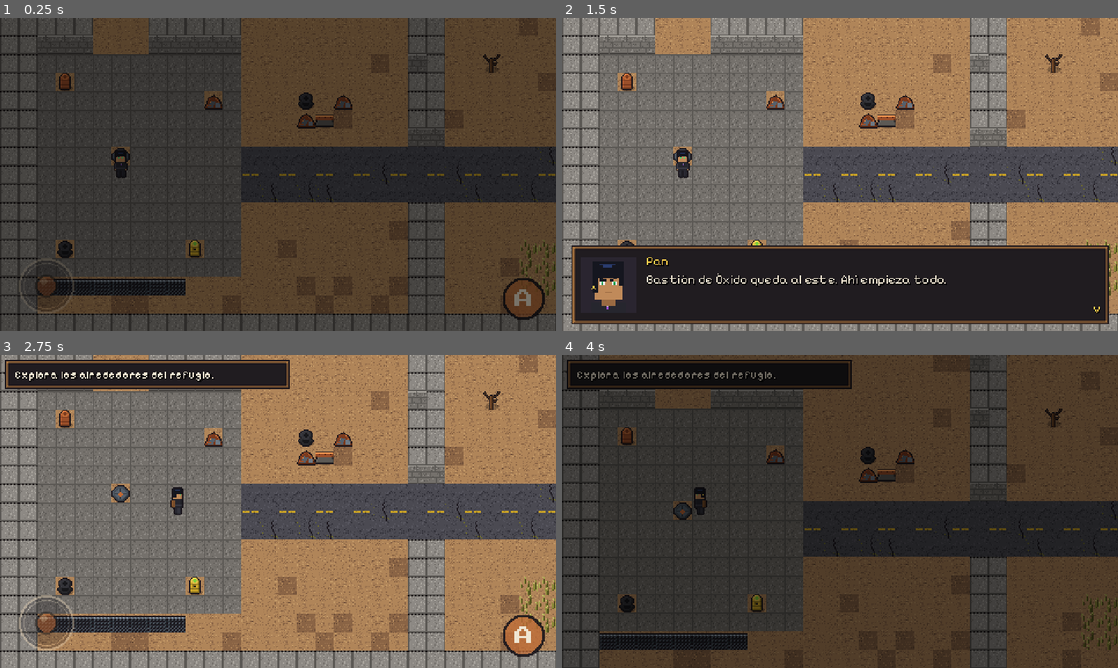
Above: before the commit, frames 1-4 (two rows, left to right).
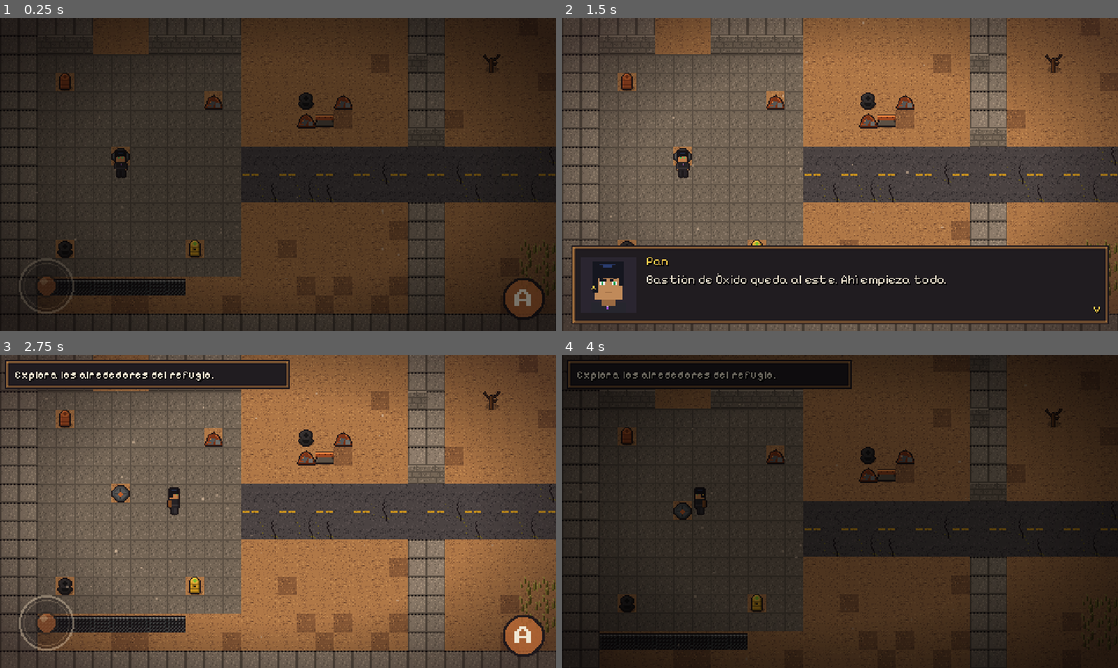
Above: after the commit, the same moments.

Repository: Darg6/Pan
Game: Godot game, scene res://escenas/mapas/superficie.tscn
Two runs of this game, one before a commit and one after it. Both use one fixed random seed, a clock stepped at 60 frames per second and the inputs below. This scene is started directly instead of the project's main scene. The engine's default icon, where the game draws it, is replaced by a stand-in: a white triangle on a blue panel in a dark square.
Inputs (mouse positions are in pixels of both pictures, inside the frame that each line leads up to):
- Up to frame 1 (0.25 s): no input
- Up to frame 2 (1.5 s): tap Enter (ui_accept) at 0.5, 0.77 s; move the mouse to (962, 158) at 0.52 s; hold D (mover_derecha) 0.53-1.25 s; hold E (interactuar) 0.53-1.25 s; click (962, 158) at 0.67 s; drag from (728, 190) to (812, 237) at 1.27 s
- Up to frame 3 (2.75 s): move the mouse to (333, 442) at 2.02 s; hold D (mover_derecha) from 2.03 s (still down); hold E (interactuar) from 2.03 s (still down); click (333, 442) at 2.17 s
- Up to frame 4 (4 s): release D (mover_derecha) at 2.75 s; release E (interactuar) at 2.75 s; drag from (812, 574) to (673, 464) at 2.77 s; move the mouse to (1006, 558) at 3.52 s; hold A (mover_izquierda) from 3.53 s (still down); hold E (interactuar) from 3.53 s (still down); click (1006, 558) at 3.67 s; tap Enter (ui_accept) at 3.77 s

The runs differ from the first frame. In frame 1, 18% of the frame differs, in the area x 0-100%, y 0-100%; in frame 2, 36%; in frame 3, 46%; in frame 4, 16%.

Commit message:
Ambiente y fluidez: música, sonidos, ceniza, luces y movimiento suave
- Autoload Sonido: música con fundido cruzado, ambiente en bucle y efectos.
- Música y sonidos chiptune generados (herramientas/generar_audio.py).
- Ceniza en el páramo y el combate, polvo en el búnker, brasas y luz en la fogata,
  luces suaves en el refugio, tinte de color por mapa y viñeta.
- Pan acelera y frena suave y se mueve cada cuadro (fluido en monitores de 144 Hz).
- Fundidos con curva suave, caja de diálogo que aparece con fundido y voz al escribir.

Co-Authored-By: Claude Opus 5.5 <noreply@anthropic.com>
Claude-Session: https://claude.ai/code/session_015aRzpBWUr9Mgv2SkqPpeP2

Diff:
--- a/datos/huellas.json
+++ b/datos/huellas.json
@@ -11,18 +11,20 @@
  "res://escenas/titulo.tscn": "8b1f1d97f2a1f5a033341927f35fc137",
  "res://escenas/ui/caja_dialogo.tscn": "345dc5ec78f621138acf7bbc5efbb2ec",
  "res://escenas/ui/hud.tscn": "95d2920d14ddf9b6d69206564cf7beff",
- "res://scripts/caja_dialogo.gd": "0fcc8a7e573bab6847595ee3702117c7",
- "res://scripts/combate.gd": "2f80cbd769e13b0e4474ce5c627d6c84",
+ "res://scripts/ambiente.gd": "1f92dc40e3bda44b74e0a402b84059b5",
+ "res://scripts/caja_dialogo.gd": "e5cb61f5375377cdd795885c987d762f",
+ "res://scripts/combate.gd": "0d00b350a202ea339105b0649f21b191",
  "res://scripts/disparador.gd": "03f17ab3b21965db2711f7a88d7f9228",
- "res://scripts/historia.gd": "ea7b561eed0c7f54ae1e1e774899c8f8",
- "res://scripts/hud.gd": "6dc465c2b157e8a11389769732c23d53",
+ "res://scripts/historia.gd": "3fbb5463bb93e1f23574316122856385",
+ "res://scripts/hud.gd": "7acb61ccdcd3ab5d72d47e3931c6da3e",
  "res://scripts/interactuable.gd": "05991e1389cad32b1fba4fa73c14cc5f",
- "res://scripts/intro.gd": "239aaa198e78a898a08ba00289e37539",
+ "res://scripts/intro.gd": "534c86e8f29925afe8adede9c457787c",
  "res://scripts/joystick.gd": "b7305215baab590185f5b3515085145e",
  "res://scripts/juego.gd": "d0d491ae33039d38d1455e5d70c5d144",
- "res://scripts/mapa.gd": "cb9524e6f221c96f061b762d1f16475f",
+ "res://scripts/mapa.gd": "3edf0b3f6a89063f0da3cde4d53af665",
  "res://scripts/mochila_ui.gd": "445e36d73bb7827a4bd559feb0aa396a",
- "res://scripts/pan.gd": "2086978e60960184be32d88c397fd027",
- "res://scripts/titulo.gd": "03c5cdfdea73bd5f327e9b00ff729ebd",
+ "res://scripts/pan.gd": "6c0632546f4aad9f5cbeddcd6914e28b",
+ "res://scripts/sonido.gd": "ae93750fc8adc64483fd8716a16df616",
+ "res://scripts/titulo.gd": "814e33f6b74c745987b34dde94f8da6a",
  "res://scripts/zona_encuentro.gd": "61e6c4beade1819382ce7140b84ffda9"
 }
--- a/project.godot
+++ b/project.godot
@@ -19,6 +19,7 @@
 
 Juego="*res://scripts/juego.gd"
 Historia="*res://scripts/historia.gd"
+Sonido="*res://scripts/sonido.gd"
 
 [display]
 
--- /dev/null
+++ b/scripts/ambiente.gd
@@ -0,0 +1,155 @@
+class_name Ambiente
+extends RefCounted
+## Piezas de ambiente reutilizables: partículas (ceniza, polvo, brasas), luces que titilan
+## y la viñeta oscura de los bordes. Todo se crea por código, no hace falta arte extra.
+
+const TILES_JSON := "res://arte/tiles/tiles.json"
+
+
+## Un cuadradito de 1x1 píxel blanco: las partículas lo tiñen de su color.
+static func _pixel(tam := 1) -> Texture2D:
+	var img := Image.create(tam, tam, false, Image.FORMAT_RGBA8)
+	img.fill(Color.WHITE)
+	return ImageTexture.create_from_image(img)
+
+
+static func _base(cantidad: int, vida: float, area: Vector2) -> CPUParticles2D:
+	var p := CPUParticles2D.new()
+	p.amount = cantidad
+	p.lifetime = vida
+	p.preprocess = vida           # la pantalla ya empieza llena
+	p.local_coords = false        # las partículas se quedan en el mundo aunque la cámara se mueva
+	p.texture = _pixel()
+	p.emission_shape = CPUParticles2D.EMISSION_SHAPE_RECTANGLE
+	p.emission_rect_extents = area / 2.0 + Vector2(24, 24)
+	p.z_index = 20
+	return p
+
+
+## Ceniza que cae en diagonal con el viento (para el páramo y el combate).
+static func ceniza(area: Vector2) -> CPUParticles2D:
+	var p := _base(70, 7.0, area)
+	p.direction = Vector2(0.4, 1)
+	p.spread = 15
+	p.gravity = Vector2(4, 6)
+	p.initial_velocity_min = 6
+	p.initial_velocity_max = 14
+	p.angular_velocity_min = 0
+	p.scale_amount_min = 1
+	p.scale_amount_max = 2
+	var g := Gradient.new()
+	g.set_color(0, Color(0.85, 0.82, 0.78, 0.0))
+	g.set_color(1, Color(0.85, 0.82, 0.78, 0.0))
+	g.add_point(0.15, Color(0.85, 0.82, 0.78, 0.7))
+	g.add_point(0.85, Color(0.7, 0.66, 0.62, 0.5))
+	p.color_ramp = g
+	return p
+
+
+## Motas de polvo flotando lento (interiores).
+static func polvo(area: Vector2) -> CPUParticles2D:
+	var p := _base(28, 9.0, area)
+	p.direction = Vector2(0, -1)
+	p.spread = 180
+	p.gravity = Vector2(0, -1)
+	p.initial_velocity_min = 1
+	p.initial_velocity_max = 4
+	var g := Gradient.new()
+	g.set_color(0, Color(1.0, 0.92, 0.7, 0.0))
+	g.set_color(1, Color(1.0, 0.92, 0.7, 0.0))
+	g.add_point(0.5, Color(1.0, 0.92, 0.7, 0.45))
+	p.color_ramp = g
+	return p
+
+
+## Brasas que suben de una fogata.
+static func brasas(pos: Vector2) -> CPUParticles2D:
+	var p := CPUParticles2D.new()
+	p.position = pos + Vector2(0, -4)
+	p.amount = 12
+	p.lifetime = 1.6
+	p.texture = _pixel()
+	p.emission_shape = CPUParticles2D.EMISSION_SHAPE_RECTANGLE
+	p.emission_rect_extents = Vector2(4, 1)
+	p.direction = Vector2(0, -1)
+	p.spread = 20
+	p.gravity = Vector2(0, -10)
+	p.initial_velocity_min = 8
+	p.initial_velocity_max = 18
+	var g := Gradient.new()
+	g.set_color(0, Color(1.0, 0.85, 0.3, 1.0))
+	g.set_color(1, Color(0.8, 0.2, 0.05, 0.0))
+	p.color_ramp = g
+	p.z_index = 15
+	return p
+
+
+## Brillo de luz que titila (se suma a los colores de abajo).
+static func luz(pos: Vector2, color: Color, fuego := false) -> Sprite2D:
+	var s := Sprite2D.new()
+	var tex := GradientTexture2D.new()
+	tex.width = 64
+	tex.height = 64
+	tex.fill = GradientTexture2D.FILL_RADIAL
+	tex.fill_from = Vector2(0.5, 0.5)
+	tex.fill_to = Vector2(1.0, 0.5)
+	var g := Gradient.new()
+	var fuerza := 0.4 if fuego else 0.2
+	g.set_color(0, Color(color, fuerza))
+	g.set_color(1, Color(color, 0.0))
+	g.add_point(0.35, Color(color, fuerza * 0.55))
+	g.add_point(0.7, Color(color, fuerza * 0.2))
+	g.interpolation_mode = Gradient.GRADIENT_INTERPOLATE_CONSTANT  # anillos: se ve pixel art
+	tex.gradient = g
+	s.texture = tex
+	s.position = pos
+	var m := CanvasItemMaterial.new()
+	m.blend_mode = CanvasItemMaterial.BLEND_MODE_ADD
+	s.material = m
+	s.z_index = 14
+	s.scale = Vector2(1.5, 1.5) if fuego else Vector2.ONE
+	# Titileo suave e irregular
+	s.ready.connect(func():
+		var t := s.create_tween().set_loops()
+		var base_a := 1.0
+		for i in 4:
+			var a := base_a - randf_range(0.1, 0.35 if fuego else 0.15)
+			t.tween_property(s, "modulate:a", a, randf_range(0.12, 0.3) if fuego else randf_range(0.6, 1.2))
+			t.tween_property(s, "modulate:a", base_a, randf_range(0.12, 0.3) if fuego else randf_range(0.6, 1.2)))
+	return s
+
+
+## Viñeta: bordes oscuros y centro transparente.
+static func textura_vineta() -> Texture2D:
+	var tex := GradientTexture2D.new()
+	tex.width = 160
+	tex.height = 90
+	tex.fill = GradientTexture2D.FILL_RADIAL
+	tex.fill_from = Vector2(0.5, 0.5)
+	tex.fill_to = Vector2(1.15, 0.5)
+	var g := Gradient.new()
+	g.set_color(0, Color(0, 0, 0, 0))
+	g.set_color(1, Color(0.05, 0.02, 0.03, 0.55))
+	g.add_point(0.55, Color(0, 0, 0, 0))
+	tex.gradient = g
+	return tex
+
+
+## Celdas del mapa que usan cierto tile (por su nombre en arte/tiles/tiles.json).
+static func celdas_con_tile(capa: TileMapLayer, nombre: String) -> Array[Vector2i]:
+	var lista: Array[Vector2i] = []
+	if not FileAccess.file_exists(TILES_JSON):
+		return lista
+	var info = JSON.parse_string(FileAccess.get_file_as_string(TILES_JSON))
+	if typeof(info) != TYPE_DICTIONARY:
+		return lista
+	var coords = null
+	for grupo in info.values():
+		if grupo.has(nombre):
+			coords = Vector2i(int(grupo[nombre][0]), int(grupo[nombre][1]))
+	if coords == null:
+		return lista
+	for celda in capa.get_used_cells():
+		if capa.get_cell_atlas_coords(celda) == coords:
+			lista.append(celda)
+	return lista
--- a/scripts/caja_dialogo.gd
+++ b/scripts/caja_dialogo.gd
@@ -31,6 +31,8 @@
 		return
 	_activa = true
 	visible = true
+	modulate.a = 0.0
+	create_tween().tween_property(self, "modulate:a", 1.0, 0.12)  # aparece suave
 	for linea in lineas:
 		await _mostrar_linea(linea)
 	visible = false
@@ -58,10 +60,15 @@
 	_escribiendo = true
 	var total := texto.get_total_character_count()
 	var t := 0.0
+	var tono := 1.25 if quien == "Pan" else (1.0 if quien != "" else 0.85)
+	var ultimo_sonido := 0
 	while _escribiendo and texto.visible_characters < total:
 		await get_tree().process_frame
 		t += get_process_delta_time()
 		texto.visible_characters = int(t * LETRAS_POR_SEGUNDO)
+		if texto.visible_characters - ultimo_sonido >= 3:  # "voz" suave mientras escribe
+			ultimo_sonido = texto.visible_characters
+			Sonido.efecto("dialogo", tono * randf_range(0.95, 1.05), -6.0)
 	texto.visible_characters = -1
 	_escribiendo = false
 	flecha.visible = true
--- a/scripts/combate.gd
+++ b/scripts/combate.gd
@@ -60,6 +60,12 @@
 			Juego.agregar_carta("gato_mutado")
 			Juego.dar_objeto("carta_vinculo", 3)
 	tipo = datos.get("tipo", "salvaje")
+	Sonido.musica("combate")
+	Sonido.ambiente("viento")
+	var ceniza := Ambiente.ceniza(Vector2(480, 270))
+	ceniza.position = Vector2(240, 135)
+	ceniza.z_index = 0
+	escenario.add_child(ceniza)
 	equipo_enemigo = datos.get("equipo", []).duplicate()
 
 	_preparar_barra(barra_aliado)
@@ -208,6 +214,7 @@
 		b.add_theme_font_size_override("font_size", 10)  # textos largos en letra más chica
 	b.disabled = desactivado
 	if accion.is_valid():
+		b.pressed.connect(Sonido.efecto.bind("boton"))
 		b.pressed.connect(accion)
 	opciones.add_child(b)
 
@@ -353,6 +360,7 @@
 			await _rafaga(spr_atacante, spr_defensor)
 		if randf() < defensor["evasion"] or randf() > precision:
 			_esquivar(spr_defensor)
+			Sonido.efecto("lanzar", 1.4, -4.0)
 			_texto_flotante(spr_defensor, "Fallo", Color(1, 1, 1, 0.7))
 			continue
 		var danio := _calcular_danio(atacante, defensor, mov)
@@ -454,6 +462,7 @@
 	# Pan lanza la carta, estalla en luz y la criatura aparece de golpe
 	var c := await _lanzar(TEX_CARTA, POS_ALIADO + Vector2(0, -20), 0.3)
 	c.queue_free()
+	Sonido.efecto("aparecer")
 	_chispa(POS_ALIADO + Vector2(0, -24), Color("#9fe8ff"), 1.5)
 	sprite_aliado.visible = true
 	sprite_aliado.modulate = Color.WHITE
@@ -476,6 +485,7 @@
 	s.texture = textura
 	s.position = sprite_pan.position + Vector2(8, -30)
 	escenario.add_child(s)
+	Sonido.efecto("lanzar")
 	var inicio := s.position
 	var medio := (inicio + destino) / 2.0 + Vector2(0, -50)
 	var t := create_tween()
@@ -494,6 +504,7 @@
 	transicion.color = Color(1, 1, 1, 0.9)
 	create_tween().tween_property(transicion, "color:a", 0.0, 0.4)
 	_chispa(sprite_enemigo.position + Vector2(0, -24), Color("#fff2a8"), 2.0)
+	Sonido.efecto("golpe_fuerte")
 	_sacudir_pantalla(6.0)
 	var objetivo := maxi(1, roundi(enemigo["hp_max"] * 0.15))
 	var danio: int = enemigo["hp"] - objetivo if enemigo["hp"] > objetivo else mini(5, enemigo["hp"] - 1)
@@ -531,6 +542,7 @@
 
 	if randf() < probabilidad:
 		carta.modulate = Color(0.6, 1.0, 0.6)
+		Sonido.efecto("captura")
 		_guardar_aliado()  # antes de agregar la carta (por si es un duplicado del aliado)
 		var r := Juego.agregar_carta(enemigo["id"])
 		var especie: String = enemigo["nombre_especie"]
@@ -551,6 +563,7 @@
 		_terminar("captura")
 	else:
 		carta.queue_free()
+		Sonido.efecto("fallo")
 		var t4 := create_tween().set_parallel()
 		t4.tween_property(sprite_enemigo, "scale", Vector2.ONE, 0.2)
 		t4.tween_property(sprite_enemigo, "modulate", Color.WHITE, 0.2)
@@ -776,6 +789,7 @@
 	var base: Vector2 = df.get_meta("base")
 	var dir := -1.0 if df.flip_h else 1.0  # se lo empuja hacia atrás
 	_destello(df, Color.WHITE, 0.18)
+	Sonido.efecto("golpe_fuerte" if fuerte else "golpe", randf_range(0.9, 1.1))
 	_chispa(base + Vector2(0, -26) + Vector2(randf_range(-6, 6), randf_range(-6, 6)), color, 1.6 if fuerte else 1.0)
 	_sacudir_pantalla(6.0 if fuerte else 3.0)
 	_sacudir_panel(hud_aliado if df == sprite_aliado else $HUDEnemigo)
@@ -818,6 +832,7 @@
 ## Cae derrotado: destello rojo, se aplasta contra el suelo y desaparece.
 func _caer(s: Sprite2D) -> void:
 	_destello(s, COLOR_DEBILIDAD, 0.3)
+	Sonido.efecto("caer")
 	var t := create_tween()
 	t.tween_interval(0.15)
 	t.tween_property(s, "scale", Vector2(1.3, 0.0), 0.25).set_trans(Tween.TRANS_QUAD).set_ease(Tween.EASE_IN)
--- a/scripts/historia.gd
+++ b/scripts/historia.gd
@@ -109,6 +109,7 @@
 		var t := mapa.create_tween()
 		t.tween_property(recluta, "position", destino, 1.2)
 		await t.finished
+	Sonido.efecto("alerta")
 	await decir("recluta_aparece")
 	await _pelear_con_recluta()
 
@@ -132,6 +133,7 @@
 		# --- Refugio Cero ---
 		"mochila":
 			Juego.flags["tiene_mochila"] = true
+			Sonido.efecto("objeto")
 			await decir("mochila")
 			_mision_equipo()
 		"mesa":
@@ -141,10 +143,12 @@
 			Juego.flags["reviso_mesa"] = true
 			Juego.dar_objeto("carta_vinculo", 3)
 			Juego.dar_objeto("granada_aturdidora", 1)
+			Sonido.efecto("objeto")
 			await decir("mesa")
 			_mision_equipo()
 		"collar":
 			Juego.flags["tiene_collar"] = true
+			Sonido.efecto("objeto")
 			await decir("collar")
 			_mision_equipo()
 		"cama":
@@ -160,6 +164,7 @@
 			if _equipo_listo() < 3:
 				await decir("falta_equipo")
 			else:
+				Sonido.efecto("metal")
 				await mapa.hud.fundido(true, 0.4)
 				Juego.ir_a_mapa(SUPERFICIE, "Escotilla")
 
@@ -168,6 +173,7 @@
 			if Juego.flag("refugio_sellado"):
 				await decir("escotilla_sellada")
 			else:
+				Sonido.efecto("metal")
 				await mapa.hud.fundido(true, 0.4)
 				Juego.ir_a_mapa(REFUGIO, "Escalera")
 		"gato_atrapado":
--- a/scripts/hud.gd
+++ b/scripts/hud.gd
@@ -21,6 +21,7 @@
 func _ready() -> void:
 	boton_accion.pressed.connect(func(): accion_pulsada.emit())
 	boton_mochila.pressed.connect(abrir_mochila)
+	boton_mochila.pressed.connect(Sonido.efecto.bind("boton"))
 	panel_mochila.cerrado.connect(func(): set_controles(true))
 	aviso.visible = false
 	actualizar()
@@ -30,6 +31,21 @@
 	mision.text = Juego.mision
 	panel_mision.visible = Juego.mision != ""
 	boton_mochila.visible = Juego.flag("tiene_mochila")
+
+
+## Bordes de la pantalla un poco más oscuros: da ambiente y centra la mirada.
+func agregar_vineta() -> void:
+	if has_node("Vineta"):
+		return
+	var v := TextureRect.new()
+	v.name = "Vineta"
+	v.texture = Ambiente.textura_vineta()
+	v.set_anchors_preset(Control.PRESET_FULL_RECT)
+	v.expand_mode = TextureRect.EXPAND_IGNORE_SIZE
+	v.stretch_mode = TextureRect.STRETCH_SCALE
+	v.mouse_filter = Control.MOUSE_FILTER_IGNORE
+	add_child(v)
+	move_child(v, 0)
 
 
 ## Muestra u oculta los controles (durante diálogos y menús se ocultan).
@@ -52,7 +68,7 @@
 
 func fundido(a_negro: bool, duracion := 0.5) -> void:
 	var t := create_tween()
-	t.tween_property(transicion, "color:a", 1.0 if a_negro else 0.0, duracion)
+	t.tween_property(transicion, "color:a", 1.0 if a_negro else 0.0, duracion).set_trans(Tween.TRANS_SINE).set_ease(Tween.EASE_IN_OUT)
 	await t.finished
 
 
--- a/scripts/intro.gd
+++ b/scripts/intro.gd
@@ -15,6 +15,8 @@
 
 func _ready() -> void:
 	Juego.cambiando_escena = false
+	Sonido.musica("recuerdo")
+	Sonido.ambiente("viento" if false else "")
 	if Juego.SALTAR_PROLOGO:
 		_preparar_partida_de_prueba()
 		return
@@ -48,6 +50,7 @@
 	if disparo:
 		await dialogo.mostrar(Juego.dialogos[id_dialogo].slice(0, 2))
 		# Destello blanco: el disparo
+		Sonido.efecto("golpe_fuerte", 0.6, 4.0)
 		transicion.color = Color(1, 1, 1, 1)
 		t = create_tween()
 		t.tween_property(transicion, "color", Color(0, 0, 0, 1), 0.5)
--- a/scripts/mapa.gd
+++ b/scripts/mapa.gd
@@ -67,6 +67,7 @@
 		_dentro_de[d] = d.contiene(pan.global_position)
 
 	refrescar()
+	_preparar_ambiente()
 	hud.transicion.color.a = 1.0
 	await hud.fundido(false, 0.5)
 	await correr(Historia.al_entrar_mapa.bind(self))
@@ -90,6 +91,42 @@
 	refrescar()
 
 
+# ---------------------------------------------------------------------------
+# Ambiente de cada mapa: música, sonido de fondo, color de la luz y partículas.
+# Cambia los valores aquí para darle otro clima a un mapa.
+# ---------------------------------------------------------------------------
+const AMBIENTACION := {
+	"refugio_cero": { "musica": "", "ambiente": "bunker", "tinte": Color(0.86, 0.88, 1.0), "particulas": "polvo",
+		"luces": { "generador": Color(0.45, 1.0, 0.55), "escalera": Color(1.0, 0.85, 0.6) } },
+	"superficie": { "musica": "paramo", "ambiente": "viento", "tinte": Color(1.0, 0.9, 0.8), "particulas": "ceniza",
+		"luces": { "fogata": Color(1.0, 0.6, 0.25) } },
+}
+
+
+func _preparar_ambiente() -> void:
+	var a: Dictionary = AMBIENTACION.get(nombre_mapa, {})
+	Sonido.musica(a.get("musica", ""))
+	Sonido.ambiente(a.get("ambiente", ""))
+	var tinte := CanvasModulate.new()
+	tinte.color = a.get("tinte", Color.WHITE)
+	add_child(tinte)
+	var camara: Camera2D = pan.get_node("Camara")
+	match a.get("particulas", ""):
+		"ceniza":
+			camara.add_child(Ambiente.ceniza(get_viewport_rect().size / zoom_camara))
+		"polvo":
+			camara.add_child(Ambiente.polvo(get_viewport_rect().size / zoom_camara))
+	# Luces: un brillo suave que titila sobre ciertos tiles (fogatas, generadores...)
+	var luces: Dictionary = a.get("luces", {})
+	for nombre_tile in luces:
+		for celda in Ambiente.celdas_con_tile(suelo, nombre_tile):
+			var centro := suelo.map_to_local(celda)
+			$Entidades.add_child(Ambiente.luz(centro, luces[nombre_tile], nombre_tile == "fogata"))
+			if nombre_tile == "fogata":
+				$Entidades.add_child(Ambiente.brasas(centro))
+	hud.agregar_vineta()
+
+
 func refrescar() -> void:
 	for nodo in get_tree().get_nodes_in_group("interactuables"):
 		nodo.actualizar()
@@ -105,7 +142,8 @@
 	var cercano = _interactuable_cercano()
 	_exclamacion.visible = cercano != null
 	if cercano != null:
-		_exclamacion.global_position = cercano.global_position + Vector2(0, -24 if cercano.solido else -14)
+		var rebote := roundf(sin(Time.get_ticks_msec() / 160.0) * 1.5)  # el "!" sube y baja
+		_exclamacion.global_position = cercano.global_position + Vector2(0, (-24 if cercano.solido else -14) + rebote)
 
 	for d in get_tree().get_nodes_in_group("disparadores"):
 		var dentro: bool = d.contiene(pan.global_position)
@@ -177,6 +215,7 @@
 	pan.puede_moverse = false
 	Juego.posicion_pan = pan.global_position
 	Juego.encuentro = datos
+	Sonido.efecto("alerta")
 	var t := create_tween()
 	for i in 2:
 		t.tween_property(hud.transicion, "color", Color(1, 1, 1, 0.8), 0.07)
@@ -189,5 +228,5 @@
 ## Empuja a Pan un poco hacia atrás (para caminos bloqueados).
 func retroceder_pan(direccion: Vector2, distancia := 12.0) -> void:
 	var t := create_tween()
-	t.tween_property(pan, "global_position", pan.global_position + direccion * distancia, 0.2)
+	t.tween_property(pan, "global_position", pan.global_position + direccion * distancia, 0.25).set_trans(Tween.TRANS_QUAD).set_ease(Tween.EASE_OUT)
 	await t.finished
--- a/scripts/pan.gd
+++ b/scripts/pan.gd
@@ -10,6 +10,8 @@
 const FILA := { "abajo": 0, "izquierda": 1, "derecha": 2, "arriba": 3 }
 
 @export var velocidad := 70.0
+@export var aceleracion := 700.0   # qué tan rápido arranca (más alto = más brusco)
+@export var frenado := 900.0       # qué tan rápido se detiene
 
 var joystick: Node = null      # el mapa se lo asigna
 var puede_moverse := true
@@ -21,20 +23,23 @@
 @onready var sprite: Sprite2D = $Sprite
 
 
-func _physics_process(delta: float) -> void:
+## Se mueve en _process (cada cuadro de la pantalla) para que se vea fluido
+## en cualquier monitor, también en los de 120 o 144 Hz.
+func _process(delta: float) -> void:
 	var direccion := Vector2.ZERO
 	if puede_moverse:
 		direccion = Input.get_vector("mover_izquierda", "mover_derecha", "mover_arriba", "mover_abajo")
 		if joystick != null and joystick.direccion != Vector2.ZERO:
 			direccion = joystick.direccion
 
-	velocity = direccion * velocidad
+	var objetivo := direccion * velocidad
+	velocity = velocity.move_toward(objetivo, (aceleracion if direccion != Vector2.ZERO else frenado) * delta)
 	var antes := global_position
 	move_and_slide()
 
 	if direccion != Vector2.ZERO:
 		mirando = direccion
-		_tiempo_anim += delta
+		_tiempo_anim += delta * clampf(velocity.length() / velocidad, 0.3, 1.0)
 		_distancia += global_position.distance_to(antes)
 		if _distancia >= DISTANCIA_PASO:
 			_distancia -= DISTANCIA_PASO
--- /dev/null
+++ b/scripts/sonido.gd
@@ -0,0 +1,97 @@
+extends Node
+## Música, ambiente y efectos. Está registrado como Autoload con el nombre "Sonido".
+##   Sonido.musica("paramo")     -> audio/musica/paramo.ogg (cambia con un fundido suave)
+##   Sonido.ambiente("viento")   -> audio/ambiente/viento.ogg (bucle de fondo)
+##   Sonido.efecto("golpe")      -> audio/sfx/golpe.ogg
+## Pasa "" para apagar la música o el ambiente. Si un archivo no existe, simplemente no suena.
+
+const VOLUMEN_MUSICA := -8.0      # en decibeles (0 = máximo)
+const VOLUMEN_AMBIENTE := -12.0
+const VOLUMEN_EFECTOS := -4.0
+const FUNDIDO := 1.2              # segundos del cambio de música
+
+var _musica: AudioStreamPlayer
+var _musica_saliente: AudioStreamPlayer
+var _ambiente: AudioStreamPlayer
+var _efectos: Array[AudioStreamPlayer] = []
+var _nombre_musica := ""
+var _nombre_ambiente := ""
+var _cache := {}
+
+
+func _ready() -> void:
+	process_mode = Node.PROCESS_MODE_ALWAYS
+	_musica = _nuevo_reproductor()
+	_musica_saliente = _nuevo_reproductor()
+	_ambiente = _nuevo_reproductor()
+	for i in 6:
+		_efectos.append(_nuevo_reproductor())
+
+
+func musica(nombre: String) -> void:
+	if nombre == _nombre_musica:
+		return
+	_nombre_musica = nombre
+	_cambiar(_musica, "musica", nombre, VOLUMEN_MUSICA, true)
+
+
+func ambiente(nombre: String) -> void:
+	if nombre == _nombre_ambiente:
+		return
+	_nombre_ambiente = nombre
+	_cambiar(_ambiente, "ambiente", nombre, VOLUMEN_AMBIENTE, false)
+
+
+func efecto(nombre: String, tono := 1.0, volumen_extra := 0.0) -> void:
+	var s := _cargar("res://audio/sfx/%s.ogg" % nombre, false)
+	if s == null:
+		return
+	for r in _efectos:
+		if not r.playing:
+			r.stream = s
+			r.pitch_scale = tono
+			r.volume_db = VOLUMEN_EFECTOS + volumen_extra
+			r.play()
+			return
+
+
+func _cambiar(r: AudioStreamPlayer, carpeta: String, nombre: String, volumen: float, cruzar: bool) -> void:
+	# La música que suena se apaga despacio mientras entra la nueva
+	if r.playing:
+		var viejo := _musica_saliente if cruzar else _nuevo_reproductor()
+		viejo.stream = r.stream
+		viejo.volume_db = r.volume_db
+		viejo.play(r.get_playback_position())
+		var t := create_tween()
+		t.tween_property(viejo, "volume_db", -60.0, FUNDIDO)
+		t.tween_callback(viejo.stop)
+		if not cruzar:
+			t.tween_callback(viejo.queue_free)
+		r.stop()
+	if nombre == "":
+		return
+	var s := _cargar("res://audio/%s/%s.ogg" % [carpeta, nombre], true)
+	if s == null:
+		return
+	r.stream = s
+	r.volume_db = -40.0
+	r.play()
+	create_tween().tween_property(r, "volume_db", volumen, FUNDIDO)
+
+
+func _cargar(ruta: String, en_bucle: bool) -> AudioStream:
+	if _cache.has(ruta):
+		return _cache[ruta]
+	var s: AudioStream = null
+	if ResourceLoader.exists(ruta):
+		s = load(ruta)
+	if s is AudioStreamOggVorbis:
+		s.loop = en_bucle
+	_cache[ruta] = s
+	return s
+
+
+func _nuevo_reproductor() -> AudioStreamPlayer:
+	var r := AudioStreamPlayer.new()
+	add_child(r)
+	return r
--- a/scripts/titulo.gd
+++ b/scripts/titulo.gd
@@ -12,6 +12,8 @@
 
 func _ready() -> void:
 	Juego.cambiando_escena = false
+	Sonido.musica("recuerdo")
+	Sonido.ambiente("viento" if true else "")
 	titulo.modulate.a = 0.0
 	subtitulo.modulate.a = 0.0
 	imagen.pivot_offset = Vector2(150, 200)
Not shown, added: audio/ambiente/bunker.ogg.import
Not shown, added: audio/ambiente/viento.ogg.import
Not shown, added: audio/musica/combate.ogg.import
Not shown, added: audio/musica/paramo.ogg.import
Not shown, added: audio/musica/recuerdo.ogg.import
Not shown, added: audio/sfx/alerta.ogg.import
Not shown, added: audio/sfx/aparecer.ogg.import
Not shown, added: audio/sfx/boton.ogg.import
Not shown, added: audio/sfx/caer.ogg.import
Not shown, added: audio/sfx/captura.ogg.import
Not shown, added: audio/sfx/dialogo.ogg.import
Not shown, added: audio/sfx/fallo.ogg.import
(and 22 more such lines)
